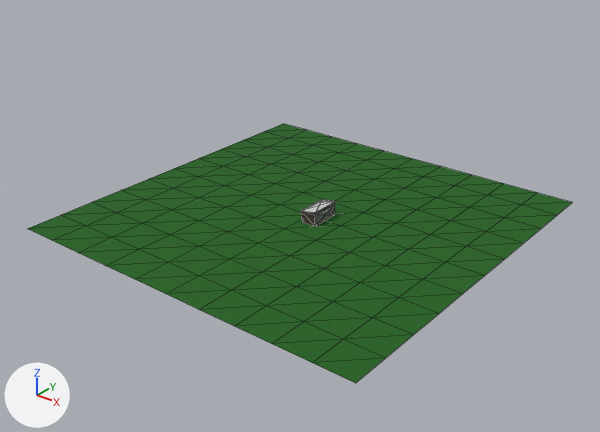
The COLLADA model exercises/LadderDrill/src/ladderDrill/assets/ladderDrill.dae as it was, and as the next commit left it.
Both versions are drawn from a camera (50 mm lens) standing at (0.875, -1.171, 0.717) and looking at (-0.053, -0.012, -0.001). Every picture has the same lights, and +X, +Y and +Z are marked at lower left. Mesh edges are drawn as thin lines on the coarser meshes. Where no turn or scale is listed for an object, it has been applied to the vertices.

In view in the first picture: 'pasted__pPlane1'.
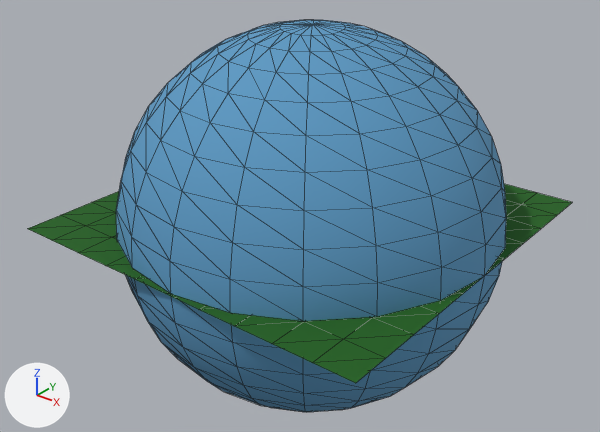
What differs and where, as boxes (x1, y1, x2, y2) in the pictures (600 x 432 px):
'sky', added (blue)
    after: (116, 20, 506, 412)
'pasted__pPlane1', unchanged, covered by the edit
    before: (28, 124, 573, 383)
    after: (28, 184, 573, 383)

The change, as a list of edits to the scene's bpy script:
```text
Add mat_sky1:
    mat_sky1 = principled_material('sky1')
    mat_sky1.base_color = (0.103, 0.317, 0.545)  # blue #5a99c3
    mat_sky1.roughness = 0.9
Add me_skyshape:
    me_skyshape.from_pydata(...)  # a UV sphere (20 segments, 20 rings, poles along z) spanning x -0.412..0.345, y -0.378..0.378, z -0.378..0.378
    me_skyshape.materials.append(mat_sky1)  # blue #5a99c3
Add ob_sky:
    ob_sky = bpy.data.objects.new('sky', me_skyshape)
    ob_sky.location = (0.0, 0.0, 0.0)
```
